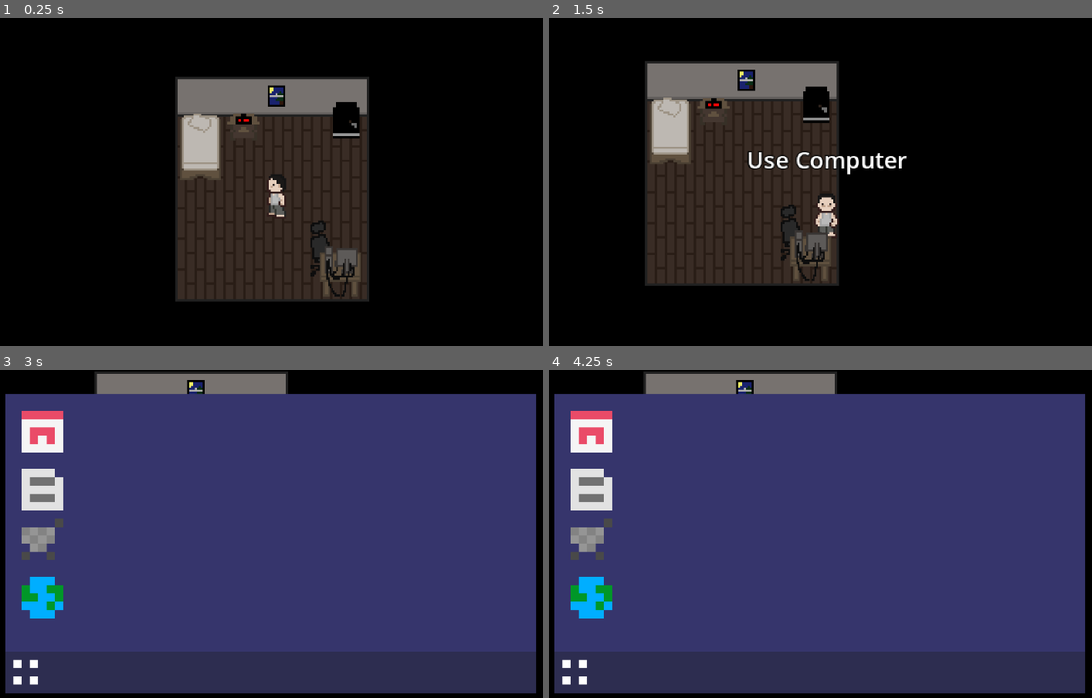
Above: before the commit, frames 1-4 (two rows, left to right).
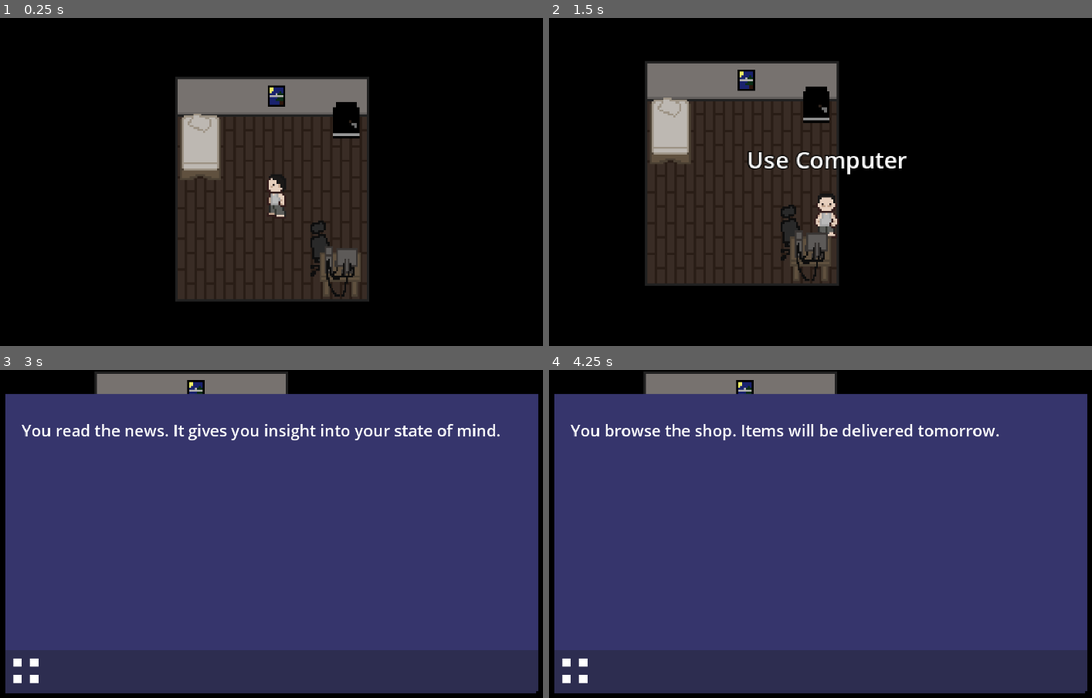
Above: after the commit, the same moments.

Repository: M00N2/gamejamtest
Game: Godot game, scene res://world.tscn
Two runs of this game, one before a commit and one after it. Both use one fixed random seed, a clock stepped at 60 frames per second and the inputs below.
Inputs (mouse positions are in pixels of both pictures, inside the frame that each line leads up to):
- Up to frame 1 (0.25 s): no input
- Up to frame 2 (1.5 s): tap Enter at 0.5 s; hold D (move_right) 0.53-1.28 s; hold E (interact) 0.53-1.28 s; hold S (move_down) from 1.28 s (still down); tap E (interact) at 1.35 s
- Up to frame 3 (3 s): release S (move_down) at 2.03 s; hold D (move_right) 2.03-2.75 s; hold E (interact) 2.03-2.75 s; click (43, 593) at 2.75 s
- Up to frame 4 (4.25 s): click (597, 543) at 3.5 s

The runs differ from the first frame. In frame 1, 0.2% of the frame differs, in the area x 41-48%, y 29-37%; in frame 2, 0.2%; in frame 3, 5.3%, in the area x 0-100%, y 7-98%; in frame 4, 5.1%.

Commit message:
fully implemented desktop

Diff:
--- a/assets/interactions_components/computer_interaction/computer.gd
+++ b/assets/interactions_components/computer_interaction/computer.gd
@@ -1,7 +1,17 @@
 extends StaticBody2D
 
-@onready var desktop_ui: CanvasLayer = $"../desktop_ui"  # Adjust path as needed
-@onready var exit_button: Button = $"../desktop_ui/desktop/ExitButton"  # Adjust path as needed
+@onready var desktop_ui: CanvasLayer = $"../desktop_ui"
+@onready var exit_button: Button = $"../desktop_ui/desktop/ExitButton"
+@onready var shop_button: TextureButton = $"../desktop_ui/desktop/shop"
+@onready var game_button: TextureButton = $"../desktop_ui/desktop/game"
+@onready var news_button: TextureButton = $"../desktop_ui/desktop/news"
+@onready var work_button: TextureButton = $"../desktop_ui/desktop/work"
+
+@onready var action_panel: Control = $"../desktop_ui/desktop/ActionPanel"
+@onready var action_sprite: Sprite2D = action_panel.get_node("Sprite")
+@onready var action_label: Label = $"../desktop_ui/desktop/ActionPanel/Label"
+@onready var action_close: Button = action_panel.get_node("Close")
+
 @onready var textbox: Node = get_tree().get_first_node_in_group("textbox")
 @onready var interactable: Area2D = $Interactable
 
@@ -10,8 +20,68 @@
 	interactable.interact_name = "Use Computer"
 	interactable.is_interactable = true
 	interactable.interact = _on_interact
+	action_label.scale = Vector2(0.12, 0.12)
+	action_panel.visible = false
+
+
+	#exit
 	if exit_button:
 		exit_button.pressed.connect(_close_computer)
+
+	# Action buttons
+	if shop_button:
+		shop_button.pressed.connect(func(): C_do_action("shop"))
+	if game_button:
+		game_button.pressed.connect(func(): C_do_action("game"))
+	if news_button:
+		news_button.pressed.connect(func(): C_do_action("news"))
+	if work_button:
+		work_button.pressed.connect(func(): C_do_action("work"))
+
+	action_close.pressed.connect(_close_action_panel)
+
+func C_do_action(action: String) -> void:
+	var cost := 0
+
+	match action:
+		"shop":
+			cost = 0
+		"game":
+			cost = 1
+		"news":
+			cost = 1
+		"work":
+			cost = 2
+
+	if Stats.do_action(cost):
+		match action:
+			"shop":
+				action_label.text = "You browse the shop. Items will be delivered tomorrow."
+				#action_sprite.texture = preload("res://assets/desktop/desktop.png")
+				Stats.add_bad_path(0) # shop costs nothing
+			"game":
+				action_label.text = "You play games for a while. Your happiness rises a little."
+				#action_sprite.texture = preload("res://assets/desktop/desktop.png")
+				Stats.happiness += 2
+				Stats.add_bad_path(1)
+			"news":
+				action_label.text = "You read the news. It gives you insight into your state of mind."
+				#action_sprite.texture = preload("res://assets/desktop/desktop.png")
+				Stats.add_good_path(1)
+			"work":
+				action_label.text = "You do some freelance work. You earn money, but at a cost."
+				#action_sprite.texture = preload("res://assets/desktop/desktop.png")
+				Stats.money += 50
+				Stats.add_bad_path(1)
+		action_panel.visible = true
+	else:
+		_close_action_panel()
+		_close_computerS()
+
+
+func _close_action_panel() -> void:
+	action_panel.visible = false
+
 
 func _process(delta: float) -> void:
 	if desktop_ui.visible and Input.is_action_just_pressed("exit"):
@@ -27,13 +97,15 @@
 	desktop_ui.process_mode = Node.PROCESS_MODE_ALWAYS
 
 func _close_computer() -> void:
+	action_panel.visible = false
 	desktop_ui.visible = false
 	Input.set_mouse_mode(Input.MOUSE_MODE_HIDDEN)
 	get_tree().paused = false
 	desktop_ui.process_mode = Node.PROCESS_MODE_INHERIT
-	# ✅ Close textbox properly
-	if textbox:
-		if textbox.has_method("close"):  # If textbox script has a close method
-			textbox.call("close")
-		elif "visible" in textbox:
-			textbox.visible = false
+func _close_computerS() -> void:
+	action_panel.visible = false
+	desktop_ui.visible = false
+	Input.set_mouse_mode(Input.MOUSE_MODE_HIDDEN)
+	get_tree().paused = false
+	desktop_ui.process_mode = Node.PROCESS_MODE_INHERIT
+	Stats.denied()
--- a/exit_button.gd
+++ /dev/null
@@ -1,8 +0,0 @@
-extends Button
-
-@export var computer_path: NodePath
-@onready var computer: Node = get_node(computer_path)
-
-func _pressed() -> void:
-	if computer and computer.has_method("_close_computer"):
-		computer._close_computer()
--- a/stats.gd
+++ b/stats.gd
@@ -1,5 +1,7 @@
 extends Node
 
+@onready var textbox: Node = get_tree().get_first_node_in_group("textbox")
+@onready var interactable: Area2D = $Interactable
 # Shown stats
 var happiness: int = 2
 var hunger: int = 5
@@ -43,7 +45,7 @@
 	happiness -= HAPPINESS_DAILY_LOSS
 
 	# Check if game should end
-	if food < 0 or water < 0:
+	if food <= 0 or water <= 0:
 		return
 		# trigger_bad_ending_1()
 
@@ -61,6 +63,27 @@
 		return true
 	else:
 		return false
+
+func denied() -> void:
+	print("computer script: _on_interact() denied!")
+
+	if not textbox:
+		textbox = get_tree().get_first_node_in_group("textbox")
+		if not textbox:
+			textbox = get_node("../Textbox")
+
+	if textbox:
+		# Only play sound and show text if textbox is READY (not currently active)
+		if textbox.current_state == textbox.State.READY:
+			print("computer script: Found textbox! Calling queue_text()")
+			#audio_player.play()  # Sound only plays when starting new dialogue
+			textbox.queue_text("I'm too tired.")
+		else:
+			print("computer script: Textbox is busy, ignoring interaction")
+			# No sound plays here - textbox handles the skipping internally
+	else:
+		print("computer script: Still can't find textbox")
+		print("I'm too tired")
 
 func get_consumption_rates() -> Dictionary:
 	if happiness <= 0:
--- a/world.tscn
+++ b/world.tscn
@@ -14,9 +14,10 @@
 [ext_resource type="Script" uid="uid://cnduy5vgmxq7k" path="res://canvas_layer.gd" id="12_k3n1d"]
 [ext_resource type="Texture2D" uid="uid://c5jr0f7yjq4ei" path="res://assets/world/window.png" id="13_2o6r5"]
 [ext_resource type="Texture2D" uid="uid://bwb05g0knagmv" path="res://assets/desktop/games.png" id="13_cbp6q"]
-[ext_resource type="Texture2D" uid="uid://dvnrjgweyoypr" path="res://assets/world/night_stand.png" id="14_2u3nc"]
 [ext_resource type="Texture2D" uid="uid://dhk86g6c4h80c" path="res://assets/desktop/work.png" id="14_26xuy"]
 [ext_resource type="Texture2D" uid="uid://271u5v0n7a6p" path="res://assets/desktop/shopping.png" id="15_bc84e"]
+
+[sub_resource type="PhysicsMaterial" id="PhysicsMaterial_2u3nc"]
 
 [sub_resource type="SegmentShape2D" id="SegmentShape2D_70uel"]
 a = Vector2(1, -91)
@@ -57,8 +58,92 @@
 scale = Vector2(1.45425, 1.85375)
 script = ExtResource("8_wse8f")
 
+[node name="desktop_ui" type="CanvasLayer" parent="."]
+script = ExtResource("12_k3n1d")
+
+[node name="desktop" type="Sprite2D" parent="desktop_ui"]
+position = Vector2(157, 90)
+scale = Vector2(4.3, 4.3)
+texture = ExtResource("11_udxuc")
+
+[node name="shop" type="TextureButton" parent="desktop_ui/desktop"]
+offset_left = -29.5349
+offset_top = -3.0
+offset_right = -24.5349
+offset_bottom = 3.0
+texture_normal = ExtResource("15_bc84e")
+
+[node name="news" type="TextureButton" parent="desktop_ui/desktop"]
+offset_left = -30.0
+offset_top = 3.53488
+offset_right = -25.0
+offset_bottom = 8.53488
+texture_normal = ExtResource("12_ikiii")
+
+[node name="game" type="TextureButton" parent="desktop_ui/desktop"]
+offset_left = -30.0
+offset_top = -16.0
+offset_right = -25.0
+offset_bottom = -11.0
+texture_normal = ExtResource("13_cbp6q")
+
+[node name="work" type="TextureButton" parent="desktop_ui/desktop"]
+offset_left = -30.0
+offset_top = -9.30233
+offset_right = -25.0
+offset_bottom = -4.30233
+texture_normal = ExtResource("14_26xuy")
+
+[node name="ExitButton" type="Button" parent="desktop_ui/desktop"]
+modulate = Color(1, 1, 1, 0)
+offset_left = -31.6279
+offset_top = 13.2558
+offset_right = -23.6279
+offset_bottom = 21.2558
+scale = Vector2(0.6, 0.6)
+
+[node name="ActionPanel" type="Control" parent="desktop_ui/desktop"]
+layout_mode = 3
+anchors_preset = 0
+offset_right = 40.0
+offset_bottom = 40.0
+
+[node name="Sprite" type="Sprite2D" parent="desktop_ui/desktop/ActionPanel"]
+position = Vector2(0.1, -0.1)
+scale = Vector2(1.00291, 0.994832)
+texture = ExtResource("11_udxuc")
+
+[node name="Label" type="Label" parent="desktop_ui/desktop/ActionPanel"]
+layout_mode = 1
+anchors_preset = -1
+anchor_left = -0.9
+anchor_top = -0.5
+anchor_right = -0.9
+anchor_bottom = -0.5
+offset_left = 6.0
+offset_top = 5.0
+offset_right = 66.0
+offset_bottom = 33.0
+theme_override_font_sizes/font_size = 0
+
+[node name="Close" type="Button" parent="desktop_ui/desktop/ActionPanel"]
+modulate = Color(1, 1, 1, 0)
+layout_mode = 0
+offset_left = -32.093
+offset_top = 12.5581
+offset_right = -24.093
+offset_bottom = 20.5581
+scale = Vector2(0.7, 0.7)
+
 [node name="Bed" parent="." instance=ExtResource("8_ioo17")]
 position = Vector2(281, 153)
+
+[node name="NightStand" type="StaticBody2D" parent="."]
+physics_material_override = SubResource("PhysicsMaterial_2u3nc")
+
+[node name="window" type="Sprite2D" parent="."]
+position = Vector2(321, 166)
+texture = ExtResource("13_2o6r5")
 
 [node name="Chair" type="Sprite2D" parent="."]
 position = Vector2(324, 178)
@@ -74,59 +159,7 @@
 texture = ExtResource("9_ioo17")
 
 [node name="Textbox" parent="." instance=ExtResource("11_ic0uy")]
-
-[node name="desktop_ui" type="CanvasLayer" parent="."]
-script = ExtResource("12_k3n1d")
-
-[node name="desktop" type="Sprite2D" parent="desktop_ui"]
-position = Vector2(157, 90)
-scale = Vector2(4.3, 4.3)
-texture = ExtResource("11_udxuc")
-
-[node name="ExitButton" type="Button" parent="desktop_ui/desktop"]
-modulate = Color(1, 1, 1, 0)
-offset_left = -31.6279
-offset_top = 13.2558
-offset_right = -23.6279
-offset_bottom = 21.2558
-scale = Vector2(0.6, 0.6)
-
-[node name="news" type="TextureButton" parent="desktop_ui/desktop"]
-offset_left = -30.0
-offset_top = 3.53488
-offset_right = -25.0
-offset_bottom = 8.53488
-texture_normal = ExtResource("12_ikiii")
-
-[node name="shop" type="TextureButton" parent="desktop_ui/desktop"]
-offset_left = -29.5349
-offset_top = -3.0
-offset_right = -24.5349
-offset_bottom = 3.0
-texture_normal = ExtResource("15_bc84e")
-
-[node name="game" type="TextureButton" parent="desktop_ui/desktop"]
-offset_left = -30.0
-offset_top = -16.0
-offset_right = -25.0
-offset_bottom = -11.0
-texture_normal = ExtResource("13_cbp6q")
-
-[node name="work" type="TextureButton" parent="desktop_ui/desktop"]
-offset_left = -30.0
-offset_top = -9.30233
-offset_right = -25.0
-offset_bottom = -4.30233
-texture_normal = ExtResource("14_26xuy")
-
-[node name="window" type="Sprite2D" parent="."]
-position = Vector2(321, 166)
-texture = ExtResource("13_2o6r5")
-
-[node name="NightStand" type="Sprite2D" parent="."]
-position = Vector2(316, 180)
-scale = Vector2(1.39316, 1.39316)
-texture = ExtResource("14_2u3nc")
+visible = false
 
 [node name="RoomBorder" type="StaticBody2D" parent="."]
 
Not shown, removed: exit_button.gd.uid
